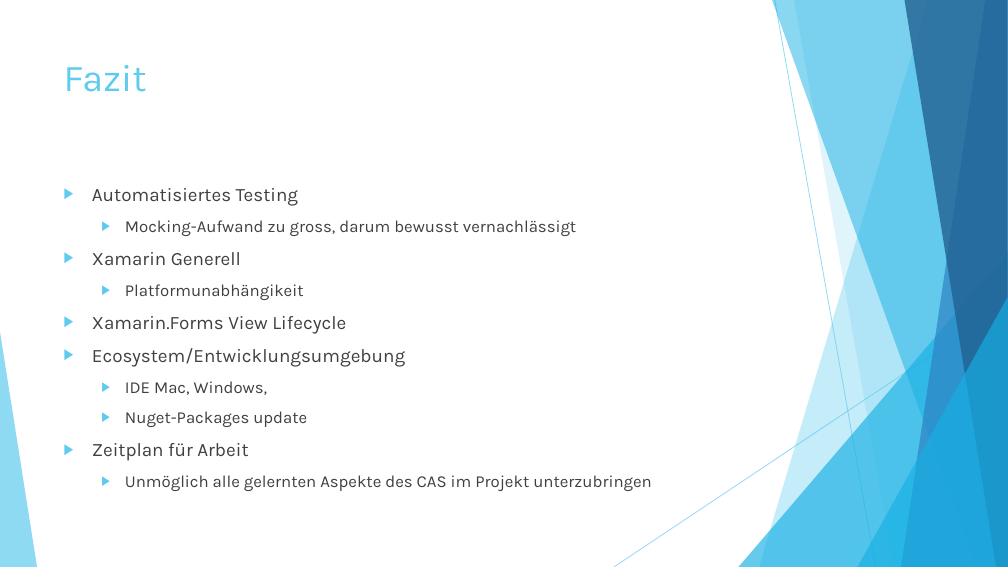
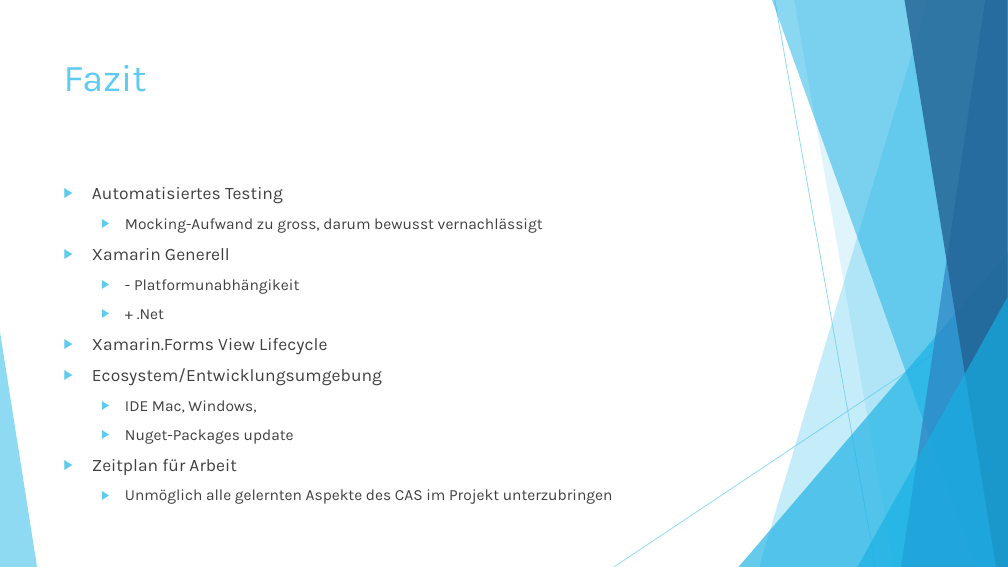
Before and after one commit to chrobacik/Device2Device-FileIO, a slide deck: slide 14 of Projekt Dokumente/Präsentation.pptx (slide 13 before the commit). Drawn at 1008x567 pixels with LibreOffice and Linux fonts; fonts in the diff are those of the drawing. Boxes give left, top, right and bottom in pixels: in the first picture for what was removed or moved away, otherwise in the second. Text is boxed around its words. In the diff, an @@ line names an element or a change of style, - is before the commit and + after.

```diff
--- a/Projekt Dokumente/Präsentation.pptx
+++ b/Projekt Dokumente/Präsentation.pptx
@@ text at <box>92,187,613,504</box>: size 18 to 16.6 pt in "Automatisiertes Testing", "Xamarin Generell", "Xamarin.Forms View Lifecycle", "Ecosystem/Entwicklungsumgebung" and 1 more places; size 16 to 14.8 pt in "Mocking-Aufwand zu gross, darum bewusst vernachlässigt", "IDE Mac, Windows,", "Nuget-Packages update", "Unmöglich alle gelernten Aspekte des CAS im ..." @@
@@ text at <box>134,279,299,319</box>: text changed; size 16 to 14.8 pt @@
-  ▶ Platformunabhängikeit
+  ▶ - Platformunabhängikeit
+  ▶ + .Net
```
Also in this commit, not shown: 4 other slides changed, 1 slide added.
